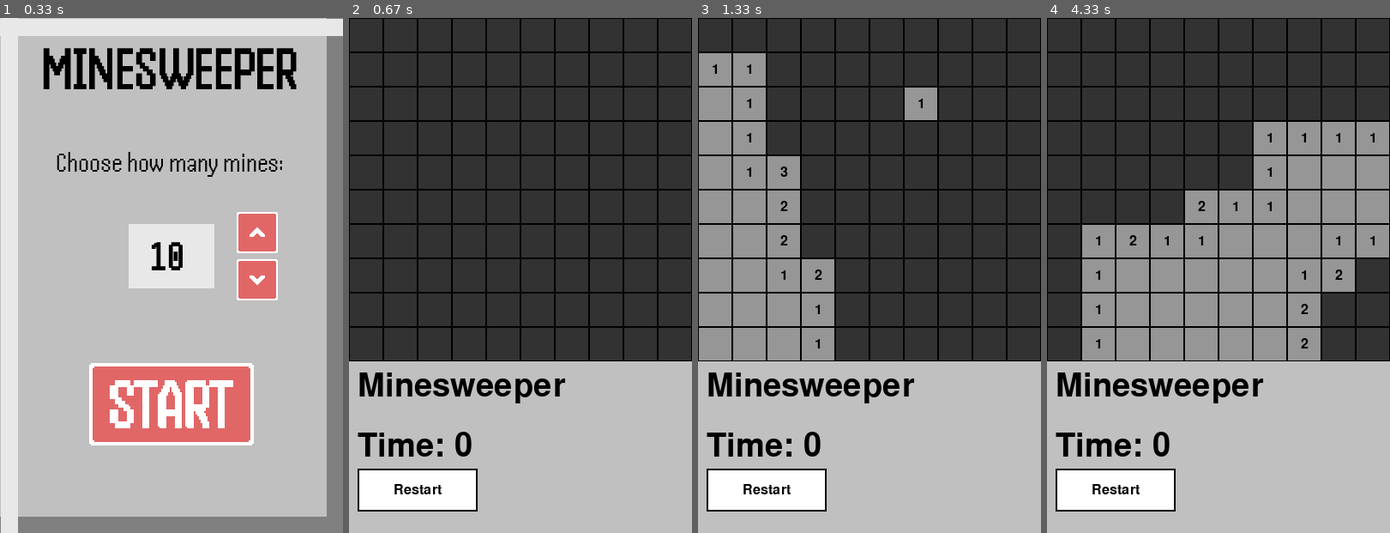
Above: before the commit, frames 1-4 (left to right).
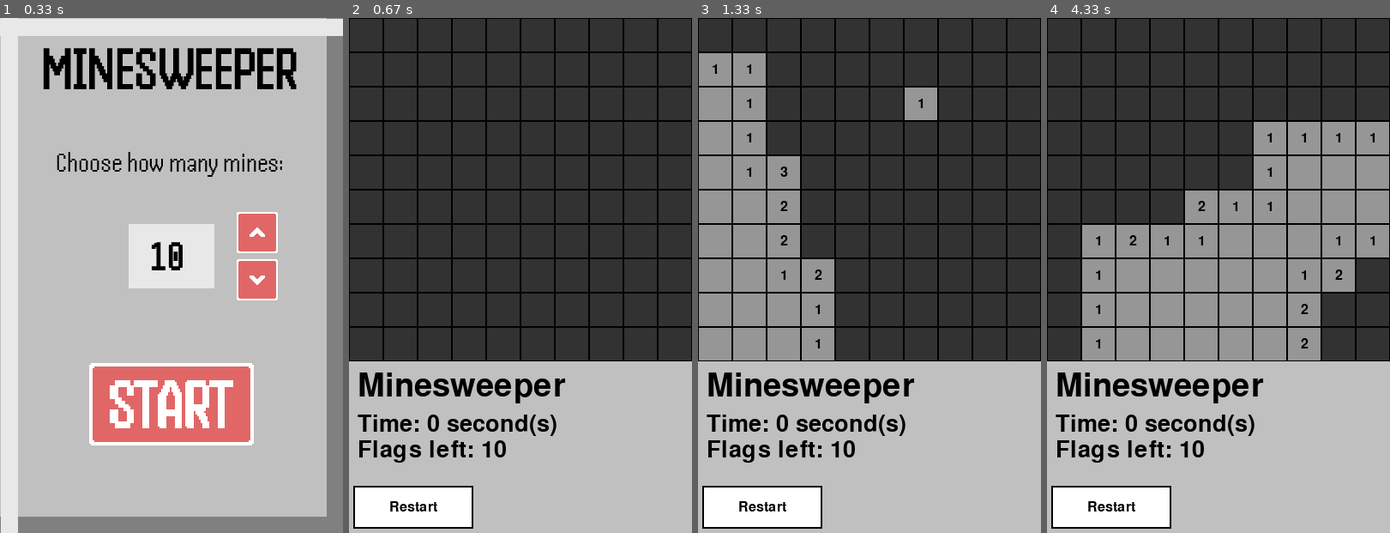
Above: after the commit, the same moments.

Repository: ColinTreanor/581Minesweeper2025
Game: pygame game, started from pygame_main.py
The game is run twice, just before and just after one commit, with the same random seed, the same clock (stepped at 60 frames per second) and the same inputs.
Inputs (mouse positions are in pixels of both pictures, inside the frame that each line leads up to):
- Up to frame 1 (0.33 s): no input
- Up to frame 2 (0.67 s): click (520, 404) at 0.38 s
- Up to frame 3 (1.33 s): click (763, 198) at 0.72 s; click (917, 95) at 1.05 s
- Up to frame 4 (4.33 s): click (1225, 100) at 1.38 s; click (1218, 363) at 3.55 s; click (1136, 368) at 3.88 s; click (1122, 332) at 4.22 s

Frame 1 is identical in both runs. In frame 2, 4.8% of the frame differs, in the area x 1-61%, y 77-100%; in frame 3, 4.8%; in frame 4, 4.8%.

Commit message:
Update to display remaining flags

Diff:
--- a/UI_engine.py
+++ b/UI_engine.py
@@ -103,7 +103,7 @@
         ButtonClass.ButtonList.append(ButtonClass.ButtonInfo(
             ButtonClass.ButtonTypes.MIDGAME_RESTART_GAME,
             playing_restart_img,
-            (80, 550), GameState.PLAYING
+            (75, 570), GameState.PLAYING
         ))
         return
 
@@ -176,10 +176,13 @@
         cell_size = 40
         font = pygame.font.SysFont(None, 24)
         big_font = pygame.font.SysFont(None, 56)
+        mid_font = pygame.font.SysFont(None, 40)
         title = big_font.render("Minesweeper", True, BLACK)
         surface.blit(title, (10, board.board_size * cell_size + 10))
-        time_display = big_font.render(f"Time: {time}", True, BLACK)
-        surface.blit(time_display, (10, board.board_size * cell_size + 80))
+        time_display = mid_font.render(f"Time: {time} second(s)", True, BLACK)
+        mine_display = mid_font.render(f"Flags left: {board.flags}", True, BLACK)
+        surface.blit(time_display, (10, board.board_size * cell_size + 60))
+        surface.blit(mine_display, (10, board.board_size * cell_size + 90))
 
         for r in range(board.board_size):
             for c in range(board.board_size):
--- a/board.py
+++ b/board.py
@@ -43,6 +43,7 @@
 
     def ResetBoard(self):
         self.mines: int = 10
+        self.flags: int = 10
         self.state: GameState = GameState.START_SCREEN
         self.StartTime = 0
         self.board_generated: bool = False
@@ -107,8 +108,10 @@
         r, c = spaceIdx
         if self.visible_board[r][c] == BoardPiece.FLAG:
             self.visible_board[r][c] = BoardPiece.UNKNOWN
+            self.flags += 1
         elif self.visible_board[r][c] == BoardPiece.UNKNOWN:
             self.visible_board[r][c] = BoardPiece.FLAG
+            self.flags -= 1
 
     def RevealSpace(self, spaceIdx: tuple):
         r, c = spaceIdx
